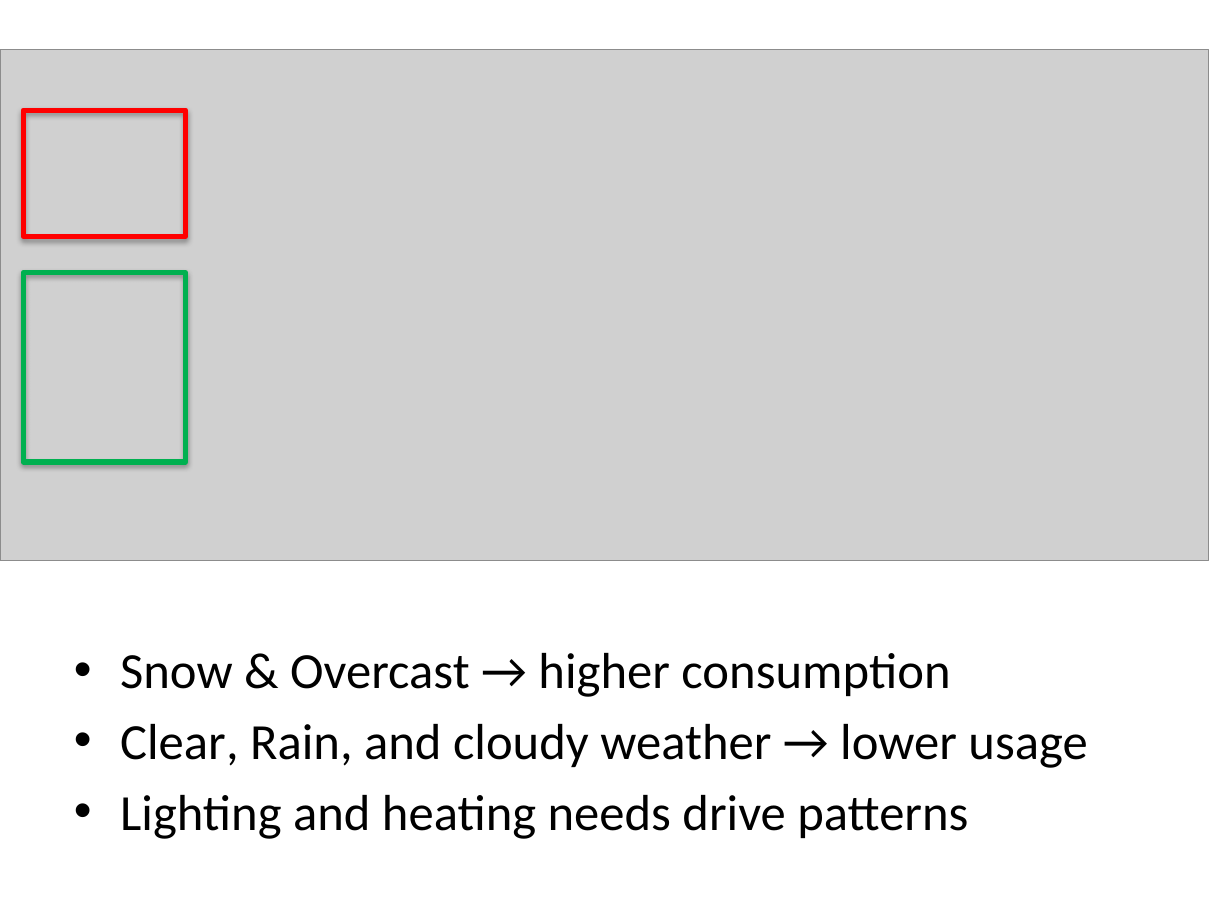
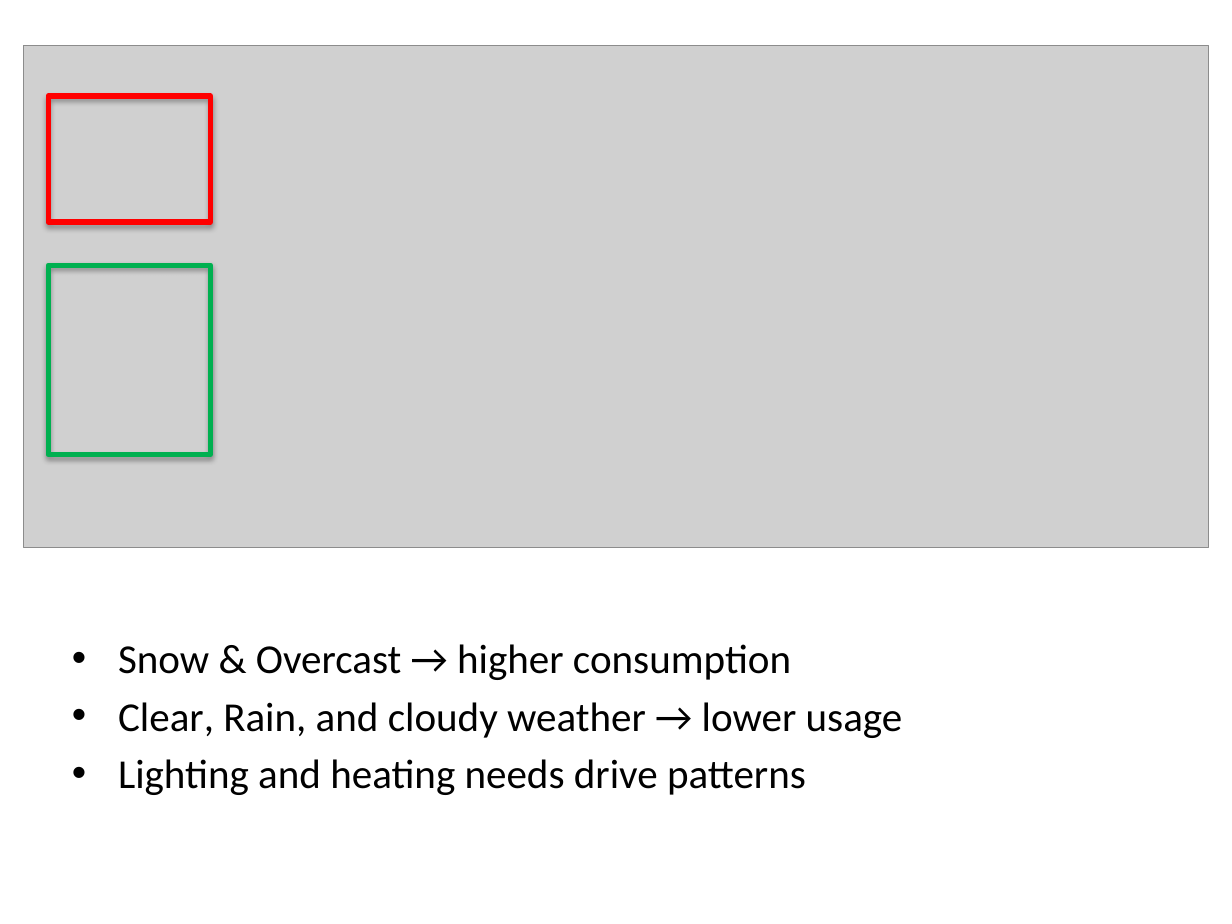
Before and after one commit to bhusalgokarna/Ds_FinalProject, a slide deck: slide 8 of models/Time_Series_EDA_Forecasting_Model_.pptx. Drawn at 1232x924 pixels with LibreOffice and Linux fonts; fonts in the diff are those of the drawing; grey boxes stand for pictures. Boxes give left, top, right and bottom in pixels: in the first picture for what was removed or moved away, otherwise in the second. Text is boxed around its words. In the diff, an @@ line names an element or a change of style, - is before the commit and + after.

```diff
--- a/models/Time_Series_EDA_Forecasting_Model_.pptx
+++ b/models/Time_Series_EDA_Forecasting_Model_.pptx
@@ picture: place and size @@
-picture at (0,49,1209,561)
+picture at (23,46,1209,547)
@@ rectangle: place and size @@
-rectangle at (23,110,186,235)
+rectangle at (48,96,211,222)
@@ rectangle: place and size @@
-rectangle at (23,272,186,462)
+rectangle at (48,265,211,455)
@@ text "Snow & Overcast → higher ..." at (118,644,903,795): size 29.6 to 24 pt; less space between paragraphs @@
```
Also in this commit, not shown: 22 other slides changed, 2 slides added, 2 slides removed, 1 other file.
